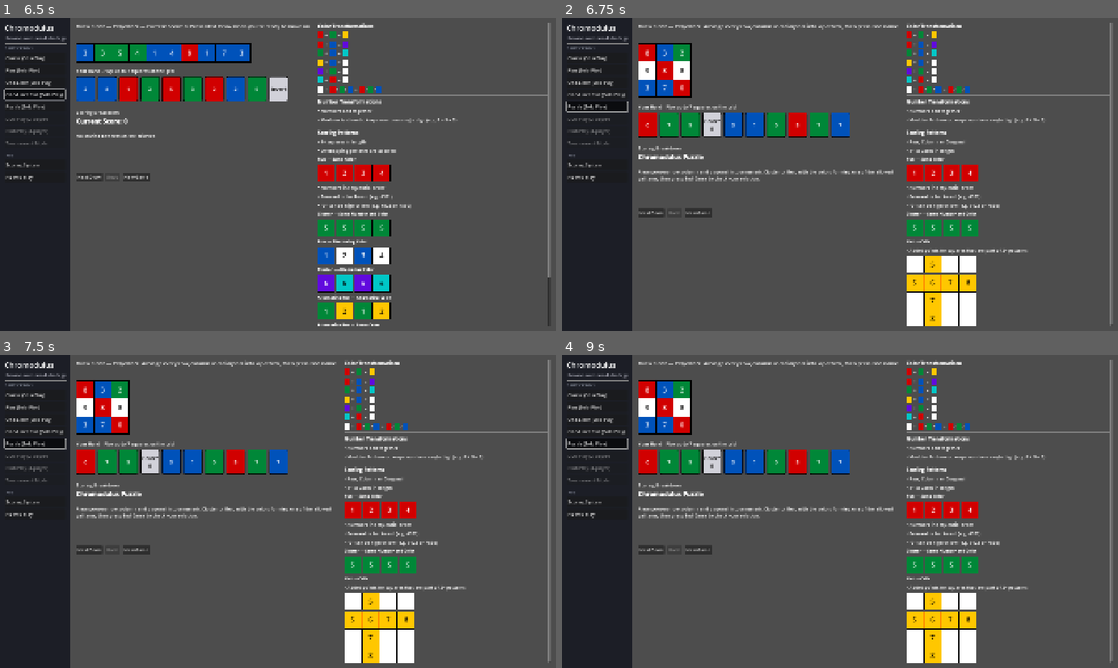
Above: before the commit, frames 1-4 (two rows, left to right).
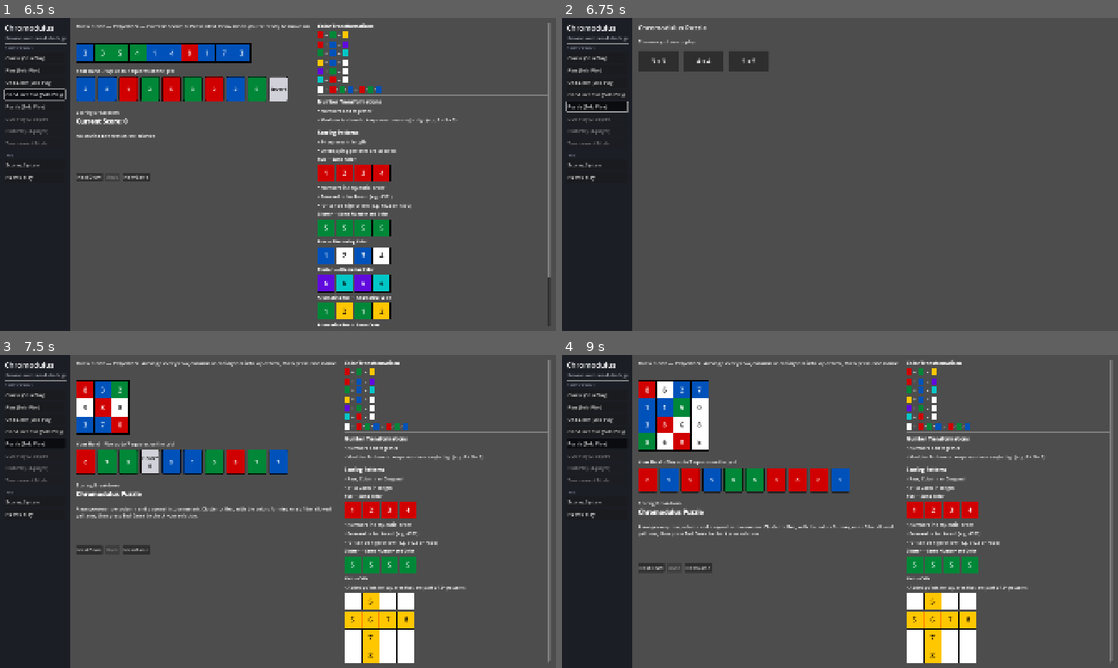
Above: after the commit, the same moments.

Repository: nadamcnada/chromodulus
Game: Godot game, scene res://scenes/Main.tscn
Two runs of this game, one before a commit and one after it. Both use one fixed random seed, a clock stepped at 60 frames per second and the inputs below.
Inputs (mouse positions are in pixels of both pictures, inside the frame that each line leads up to):
- Up to frame 1 (6.5 s): click "Classic (Solo Play)" at 0.5 s; click "Classic (Solo Play)" at 1.25 s; click "Plus (Solo Play)" at 2 s; click "Plus (Solo Play)" at 2.75 s; click "One-Liner (Solo Play)" at 3.5 s; click "One-Liner (Solo Play)" at 4.25 s; click "One-Liner Plus (Solo Play)" at 5 s; click "One-Liner Plus (Solo Play)" at 5.75 s
- Up to frame 2 (6.75 s): click "Puzzle (Solo Play)" at 6.5 s
- Up to frame 3 (7.5 s): click (94, 398) at 7.25 s, where only the run after the commit has a clickable "3 x 3"
- Up to frame 4 (9 s): click "Puzzle (Solo Play)" at 8 s; click (701, 398) at 8.75 s, where only the run after the commit has a clickable "4 x 4"

Frame 1 is identical in both runs. In frame 2, 13% of the frame differs, in the area x 13-100%, y 1-99%; in frame 3, less than 0.1%; in frame 4, 8.7%.

Commit message:
Add 4x4 and 5x5 Puzzle sizes behind a single sidebar entry
PatternEngine.check_puzzle_solved is generalized from a hardcoded 3x3
to any NxN grid (size inferred from grid.size()): N rows, N columns,
and the 2 main diagonals, same checkerboard/solid-rows-or-columns color
rules as before. Verified against 4x4 and 5x5 worked examples plus a
negative case.

GameState takes a puzzle_size param (3/4/5, only meaningful for
ruleset PUZZLE) that drives grid_rows/grid_cols; GameView exposes the
same as a settable field threaded into GameState.new().

The sidebar keeps a single "Puzzle (Solo Play)" entry, per instruction
- clicking it now opens a size-picker screen (3x3/4x4/5x5 buttons) that
switches to one of three separate GameView instances, one per size.
The nav button highlights active for the picker and all three sizes.

Diff:
--- a/scripts/game_state.gd
+++ b/scripts/game_state.gd
@@ -10,11 +10,12 @@
 ## Classic/Plus own a 7x7 grid and a five-draw sequence: four 10-card draws
 ## (play up to 7, then advance with Next Draw) followed by a fifth and final
 ## 10-card draw (play any/all, then End Game). One-Liner/One-Liner Plus own a
-## single 1x10 row, and Puzzle a 3x3 grid, each with a three-draw sequence
-## instead (two 10-card draws, play up to 7 each, then a third and final
-## draw playing any/all). Undo steps back one played square at a time but
-## never crosses into a previous draw - it can only go as far back as the
-## current draw's freshly dealt hand.
+## single 1x10 row, and Puzzle an NxN grid (3x3, 4x4 or 5x5, per
+## [member puzzle_size]), each with a three-draw sequence instead (two
+## 10-card draws, play up to 7 each, then a third and final draw playing
+## any/all). Undo steps back one played square at a time but never crosses
+## into a previous draw - it can only go as far back as the current draw's
+## freshly dealt hand.
 ##
 ## Puzzle is win/lose rather than scored: end_game() checks
 ## PatternEngine.check_puzzle_solved() instead of score_grid(). It also ends
@@ -31,6 +32,7 @@
 const DRAW_SIZE := 10
 
 var ruleset: String = "CLASSIC"  # "CLASSIC" | "PLUS" | "ONE_LINER" | "ONE_LINER_PLUS" | "PUZZLE"
+var puzzle_size: int = 3        # 3, 4 or 5 - only meaningful when ruleset == "PUZZLE"
 
 var grid_rows: int = 7
 var grid_cols: int = 7
@@ -47,15 +49,16 @@
 var _history: Array[Dictionary] = []
 
 
-func _init(p_ruleset: String = "CLASSIC") -> void:
+func _init(p_ruleset: String = "CLASSIC", p_puzzle_size: int = 3) -> void:
 	ruleset = p_ruleset
+	puzzle_size = p_puzzle_size
 	if ruleset in ["ONE_LINER", "ONE_LINER_PLUS"]:
 		grid_rows = 1
 		grid_cols = 10
 		total_draws = 3
 	elif ruleset == "PUZZLE":
-		grid_rows = 3
-		grid_cols = 3
+		grid_rows = puzzle_size
+		grid_cols = puzzle_size
 		total_draws = 3
 	else:
 		grid_rows = 7
--- a/scripts/main.gd
+++ b/scripts/main.gd
@@ -7,7 +7,10 @@
 var plus_view: GameView
 var one_liner_view: GameView
 var one_liner_plus_view: GameView
-var puzzle_view: GameView
+var puzzle_selector: Control
+var puzzle_3_view: GameView
+var puzzle_4_view: GameView
+var puzzle_5_view: GameView
 var info_dialog: InfoDialog
 var content_area: Control
 var _nav_buttons: Dictionary = {}
@@ -52,13 +55,74 @@
 	one_liner_plus_view.set_anchors_preset(Control.PRESET_FULL_RECT)
 	content_area.add_child(one_liner_plus_view)
 
-	puzzle_view = GameView.new()
-	puzzle_view.ruleset = "PUZZLE"
-	puzzle_view.set_anchors_preset(Control.PRESET_FULL_RECT)
-	content_area.add_child(puzzle_view)
+	puzzle_selector = _build_puzzle_selector()
+	puzzle_selector.set_anchors_preset(Control.PRESET_FULL_RECT)
+	content_area.add_child(puzzle_selector)
+
+	puzzle_3_view = _build_puzzle_view(3)
+	content_area.add_child(puzzle_3_view)
+
+	puzzle_4_view = _build_puzzle_view(4)
+	content_area.add_child(puzzle_4_view)
+
+	puzzle_5_view = _build_puzzle_view(5)
+	content_area.add_child(puzzle_5_view)
 
 	info_dialog = InfoDialog.new()
 	content_area.add_child(info_dialog)
+
+
+func _build_puzzle_view(size: int) -> GameView:
+	var view := GameView.new()
+	view.ruleset = "PUZZLE"
+	view.puzzle_size = size
+	view.set_anchors_preset(Control.PRESET_FULL_RECT)
+	return view
+
+
+## Shown when "Puzzle" is picked from the sidebar - one button per grid size,
+## each switching to that size's own GameView instance.
+func _build_puzzle_selector() -> Control:
+	var root := Control.new()
+
+	var margin := MarginContainer.new()
+	margin.set_anchors_preset(Control.PRESET_FULL_RECT)
+	margin.add_theme_constant_override("margin_left", 20)
+	margin.add_theme_constant_override("margin_top", 16)
+	root.add_child(margin)
+
+	var vbox := VBoxContainer.new()
+	vbox.add_theme_constant_override("separation", 20)
+	margin.add_child(vbox)
+
+	var title := Label.new()
+	title.text = "Chromodulus Puzzle"
+	title.add_theme_font_size_override("font_size", 24)
+	vbox.add_child(title)
+
+	var subtitle := Label.new()
+	subtitle.text = "Choose a grid size to play."
+	subtitle.add_theme_font_size_override("font_size", 16)
+	vbox.add_child(subtitle)
+
+	var row := HBoxContainer.new()
+	row.add_theme_constant_override("separation", 16)
+	vbox.add_child(row)
+
+	row.add_child(_puzzle_size_button("3 x 3", func(): _show_view("puzzle_3")))
+	row.add_child(_puzzle_size_button("4 x 4", func(): _show_view("puzzle_4")))
+	row.add_child(_puzzle_size_button("5 x 5", func(): _show_view("puzzle_5")))
+
+	return root
+
+
+func _puzzle_size_button(label: String, on_pressed: Callable) -> Button:
+	var b := Button.new()
+	b.text = label
+	b.custom_minimum_size = Vector2(140, 70)
+	b.add_theme_font_size_override("font_size", 20)
+	b.pressed.connect(on_pressed)
+	return b
 
 
 func _build_sidebar() -> Control:
@@ -160,8 +224,13 @@
 	plus_view.visible = which == "plus"
 	one_liner_view.visible = which == "one_liner"
 	one_liner_plus_view.visible = which == "one_liner_plus"
-	puzzle_view.visible = which == "puzzle"
+	puzzle_selector.visible = which == "puzzle"
+	puzzle_3_view.visible = which == "puzzle_3"
+	puzzle_4_view.visible = which == "puzzle_4"
+	puzzle_5_view.visible = which == "puzzle_5"
 	for key in _nav_buttons.keys():
 		var btn: Button = _nav_buttons[key]
 		if not btn.disabled:
-			btn.button_pressed = key == which
+			# The sidebar has a single "Puzzle" entry covering the size
+			# picker and all three sizes, so it highlights for any of them.
+			btn.button_pressed = which.begins_with("puzzle") if key == "puzzle" else key == which
--- a/scripts/pattern_engine.gd
+++ b/scripts/pattern_engine.gd
@@ -386,34 +386,48 @@
 
 
 # ---------------------------------------------------------------------------
-# Puzzle (3x3, win/lose)
-# ---------------------------------------------------------------------------
-
-## A Puzzle grid is solved when BOTH hold:
-## 1. Every one of the 8 lines (3 rows, 3 columns, 2 diagonals) is, on its
-##    own, a numeric Cluster or Run (colors aren't considered per line here).
+# Puzzle (NxN - 3x3, 4x4 or 5x5 - win/lose)
+# ---------------------------------------------------------------------------
+
+## A Puzzle grid (any NxN size) is solved when BOTH hold:
+## 1. Every one of its 2N + 2 lines (N rows, N columns, 2 main diagonals) is,
+##    on its own, a numeric Cluster or Run (colors aren't considered per
+##    line here).
 ## 2. The grid's colors as a whole form one of two allowed arrangements: a
-##    2-color checkerboard, or 3 rows (or 3 columns) each solid a single
-##    color - the three rows/columns don't need distinct colors from each
-##    other (all one color, or two sharing a color with one different, both
+##    2-color checkerboard, or N rows (or N columns) each solid a single
+##    color - the rows/columns don't need distinct colors from each other
+##    (all one color, or some sharing a color with others different, both
 ##    count), they just each need to be internally uniform.
 static func check_puzzle_solved(grid: Array) -> bool:
 	return _puzzle_numeric_lines_ok(grid) and _puzzle_color_pattern_ok(grid)
 
 
-static func _puzzle_lines() -> Array:
+## Grid size is inferred from the grid itself (grid.size() rows), so this
+## works unchanged for any NxN Puzzle size.
+static func _puzzle_lines(n: int) -> Array:
 	var lines: Array = []
-	for r in range(3):
-		lines.append([Vector2i(r, 0), Vector2i(r, 1), Vector2i(r, 2)])
-	for c in range(3):
-		lines.append([Vector2i(0, c), Vector2i(1, c), Vector2i(2, c)])
-	lines.append([Vector2i(0, 0), Vector2i(1, 1), Vector2i(2, 2)])
-	lines.append([Vector2i(0, 2), Vector2i(1, 1), Vector2i(2, 0)])
+	for r in range(n):
+		var row_line: Array = []
+		for c in range(n):
+			row_line.append(Vector2i(r, c))
+		lines.append(row_line)
+	for c in range(n):
+		var col_line: Array = []
+		for r in range(n):
+			col_line.append(Vector2i(r, c))
+		lines.append(col_line)
+	var main_diag: Array = []
+	var anti_diag: Array = []
+	for i in range(n):
+		main_diag.append(Vector2i(i, i))
+		anti_diag.append(Vector2i(i, n - 1 - i))
+	lines.append(main_diag)
+	lines.append(anti_diag)
 	return lines
 
 
 static func _puzzle_numeric_lines_ok(grid: Array) -> bool:
-	for line in _puzzle_lines():
+	for line in _puzzle_lines(grid.size()):
 		var numbers: Array = []
 		for p in line:
 			numbers.append(grid[p.x][p.y]["number"])
@@ -423,50 +437,54 @@
 
 
 static func _puzzle_color_pattern_ok(grid: Array) -> bool:
+	var n: int = grid.size()
 	var colors: Array = []
-	for r in range(3):
+	for r in range(n):
 		var row: Array = []
-		for c in range(3):
+		for c in range(n):
 			row.append(grid[r][c]["color"])
 		colors.append(row)
 
 	return (
 		_puzzle_is_checkerboard(colors)
 		or _puzzle_is_solid_rows(colors)
-		or _puzzle_is_solid_rows(_transpose_3x3(colors))
+		or _puzzle_is_solid_rows(_transpose_square(colors))
 	)
 
 
-static func _transpose_3x3(colors: Array) -> Array:
+static func _transpose_square(colors: Array) -> Array:
+	var n: int = colors.size()
 	var t: Array = []
-	for c in range(3):
+	for c in range(n):
 		var row: Array = []
-		for r in range(3):
+		for r in range(n):
 			row.append(colors[r][c])
 		t.append(row)
 	return t
 
 
 static func _puzzle_is_checkerboard(colors: Array) -> bool:
+	var n: int = colors.size()
 	var color_a: String = colors[0][0]
 	var color_b: String = colors[0][1]
 	if color_a == color_b:
 		return false
-	for r in range(3):
-		for c in range(3):
+	for r in range(n):
+		for c in range(n):
 			var expected: String = color_a if (r + c) % 2 == 0 else color_b
 			if colors[r][c] != expected:
 				return false
 	return true
 
 
-## True if every row is solid one color - the three rows don't need
-## distinct colors from each other. Called a second time on the transposed
-## grid to also check solid columns.
+## True if every row is solid one color - the rows don't need distinct
+## colors from each other. Called a second time on the transposed grid to
+## also check solid columns.
 static func _puzzle_is_solid_rows(colors: Array) -> bool:
-	for r in range(3):
+	var n: int = colors.size()
+	for r in range(n):
 		var first: String = colors[r][0]
-		for c in range(3):
+		for c in range(n):
 			if colors[r][c] != first:
 				return false
 	return true
--- a/scripts/ui/game_view.gd
+++ b/scripts/ui/game_view.gd
@@ -1,13 +1,16 @@
 class_name GameView
 extends Control
-## The playable Chromodulus board (7x7 grid, or a single 10-cell row for the
-## One-Liner rulesets), hand row, and turn controls. Each GameView owns its
-## own GameState instance - Classic, Plus, One-Liner and One-Liner Plus are
-## separate, independent games, not shared sessions.
+## The playable Chromodulus board (7x7 grid, a single 10-cell row for the
+## One-Liner rulesets, or an NxN grid for Puzzle), hand row, and turn
+## controls. Each GameView owns its own GameState instance - every game
+## version is a separate, independent game, not a shared session.
 
 ## Set this before adding the view to the tree
-## ("CLASSIC", "PLUS", "ONE_LINER" or "ONE_LINER_PLUS").
+## ("CLASSIC", "PLUS", "ONE_LINER", "ONE_LINER_PLUS" or "PUZZLE").
 var ruleset: String = "CLASSIC"
+## Only meaningful when ruleset == "PUZZLE" - set this before adding the
+## view to the tree too (3, 4 or 5).
+var puzzle_size: int = 3
 var game_state: GameState
 
 ## Board dimensions, derived from game_state (which derives them from
@@ -39,7 +42,7 @@
 
 func _ready() -> void:
 	set_anchors_preset(Control.PRESET_FULL_RECT)
-	game_state = GameState.new(ruleset)
+	game_state = GameState.new(ruleset, puzzle_size)
 	grid_rows = game_state.grid_rows
 	grid_cols = game_state.grid_cols
 	_build_ui()
